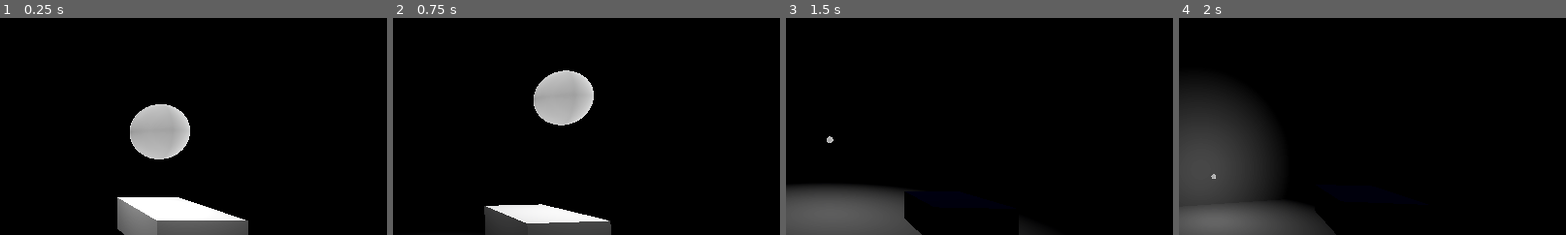
Above: before the commit, frames 1-4 (left to right).
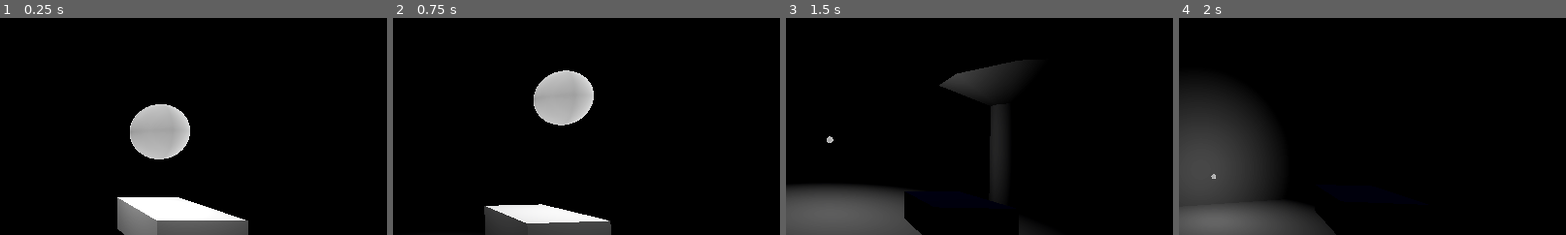
Above: after the commit, the same moments.

Repository: TRI-ADIC/valley-source-code
Game: Godot game, scene res://Scenes/Levels/Environment.tscn
Two runs of this game, one before a commit and one after it. Both use one fixed random seed, a clock stepped at 60 frames per second and the inputs below.
Inputs (mouse positions are % of the whole screen's width and height, from its top left):
- Up to frame 1 (0.25 s): no input
- Up to frame 2 (0.75 s): move the mouse to (49, 52) at 0.52 s; hold W (forward) from 0.53 s (still down); right-click (49, 52) at 0.6 s
- Up to frame 3 (1.5 s): keep holding W (forward); tap Space (jump) at 0.77 s; move the mouse to (57, 51) at 1.27 s; click (57, 51) at 1.35 s
- Up to frame 4 (2 s): keep holding W (forward); tap Space (jump) at 1.52 s
The pictures show only the part of the screen within x 46-96%, y 20-70%; the shares and areas given below are measured in that part.

Frames 1-2 are identical in both runs. In frame 3, 3.2% of the frame differs, in the area x 39-61%, y 19-82%; in frame 4, nothing differs.

Commit message:
feat: add cauldron and cauldron lighting with spirit functionality, using various tutorials
Tutorials:
https://www.youtube.com/watch?v=Qlq8pBB2htg&t
https://www.youtube.com/watch?v=2f_Vi-UNIKE&t

Diff:
--- a/Scenes/Levels/Environment.tscn
+++ b/Scenes/Levels/Environment.tscn
@@ -8,6 +8,7 @@
 [ext_resource type="PackedScene" uid="uid://cr38nu4ixt87j" path="res://Scenes/Rocks/Rock2.tscn" id="6_d7riv"]
 [ext_resource type="PackedScene" uid="uid://w25dl7d7cebn" path="res://Scenes/Rocks/Rock3.tscn" id="7_s5645"]
 [ext_resource type="PackedScene" uid="uid://b7f701phernm5" path="res://Scenes/Logs/Log1.tscn" id="8_qockf"]
+[ext_resource type="PackedScene" uid="uid://bnfqjo0hfs7x5" path="res://Scenes/Structures/Cauldron.tscn" id="9_3f2ts"]
 
 [sub_resource type="ProceduralSkyMaterial" id="ProceduralSkyMaterial_752sw"]
 sky_top_color = Color(0.10571615, 6.545782e-06, 0.4761901, 1)
@@ -43,64 +44,64 @@
 [node name="AnthroCat" parent="." unique_id=1476496864 instance=ExtResource("1_kvrmh")]
 transform = Transform3D(1, 0, 0, 0, 1, 0, 0, 0, 1, -26.17837, 6.2787914, 0)
 
-[node name="CSGs" type="Node3D" parent="." unique_id=912317432]
+[node name="Level" type="Node3D" parent="." unique_id=912317432]
 
-[node name="CSGBox3D" type="CSGBox3D" parent="CSGs" unique_id=760749472]
+[node name="CSGBox3D" type="CSGBox3D" parent="Level" unique_id=760749472]
 transform = Transform3D(44.29713, 0, 0, 0, 0.05715871, 0, 0, 0, 40.037014, 0, 0, 0)
 use_collision = true
 size = Vector3(1.5957031, 159.85324, 1)
 material = SubResource("ORMMaterial3D_752sw")
 
-[node name="CSGCylinder3D" type="CSGCylinder3D" parent="CSGs/CSGBox3D" unique_id=2128930386]
+[node name="CSGCylinder3D" type="CSGCylinder3D" parent="Level/CSGBox3D" unique_id=2128930386]
 transform = Transform3D(0.022574825, 0, 0, 0, 17.495144, 0, 0, 0, 0.024976885, -0.41858473, 75.801796, 0.05044825)
 operation = 2
 use_collision = true
 radius = 5.3549805
 height = 1.7217407
 
-[node name="CSGBox3D7" type="CSGBox3D" parent="CSGs/CSGBox3D" unique_id=1639416313]
+[node name="CSGBox3D7" type="CSGBox3D" parent="Level/CSGBox3D" unique_id=1639416313]
 transform = Transform3D(1, 0, 0, 0, 0.99999994, 0, 0, 0, 0.99999994, -0.2094371, 84.64887, -0.19830784)
 use_collision = true
 size = Vector3(0.08499527, 90.69153, 0.06706238)
 material = SubResource("ORMMaterial3D_752sw")
 
-[node name="CSGBox3D8" type="CSGBox3D" parent="CSGs/CSGBox3D/CSGBox3D7" unique_id=1588600182]
+[node name="CSGBox3D8" type="CSGBox3D" parent="Level/CSGBox3D/CSGBox3D7" unique_id=1588600182]
 transform = Transform3D(1, 0, 0, 0, 0.82059085, -400.32016, 0, 0.00081592257, 0.8205909, -0.019356728, -7.187042, -0.08042824)
 use_collision = true
 size = Vector3(0.046281815, 76.317444, 0.04524994)
 material = SubResource("ORMMaterial3D_752sw")
 
-[node name="CSGBox3D5" type="CSGBox3D" parent="CSGs/CSGBox3D" unique_id=594655392]
+[node name="CSGBox3D5" type="CSGBox3D" parent="Level/CSGBox3D" unique_id=594655392]
 transform = Transform3D(1, 0, 0, 0, 0.99999994, 0, 0, 0, 0.99999994, 0.17893678, 90.304695, 0.15674679)
 use_collision = true
 size = Vector3(0.02155304, 102.00318, 0.019866943)
 material = SubResource("ORMMaterial3D_752sw")
 
-[node name="CSGBox3D6" type="CSGBox3D" parent="CSGs/CSGBox3D/CSGBox3D5" unique_id=56130342]
+[node name="CSGBox3D6" type="CSGBox3D" parent="Level/CSGBox3D/CSGBox3D5" unique_id=56130342]
 transform = Transform3D(1, 0, 0, 0, 0.99999994, 0, 0, 0, 0.99999994, 0.00121212, 55.463844, 0.001750946)
 use_collision = true
 size = Vector3(0.07960701, 51.67743, 0.062095642)
 material = SubResource("ORMMaterial3D_752sw")
 
-[node name="CSGBox3D2" type="CSGBox3D" parent="CSGs" unique_id=954393359]
+[node name="CSGBox3D2" type="CSGBox3D" parent="Level" unique_id=954393359]
 transform = Transform3D(44.29713, 0, 0, 0, 0.05715871, 0, 0, 0, 40.037014, 32.840275, 9.105032, 0)
 use_collision = true
 size = Vector3(0.11273193, 159.85324, 1)
 material = SubResource("ORMMaterial3D_752sw")
 
-[node name="CSGBox3D4" type="CSGBox3D" parent="CSGs" unique_id=1594105719]
+[node name="CSGBox3D4" type="CSGBox3D" parent="Level" unique_id=1594105719]
 transform = Transform3D(44.29713, 0, 0, 0, 0.05715871, 0, 0, 0, 40.037014, -2.3287182, 9.105032, 16.225939)
 use_collision = true
 size = Vector3(1.4705124, 159.85324, 0.18945313)
 material = SubResource("ORMMaterial3D_752sw")
 
-[node name="CSGBox3D5" type="CSGBox3D" parent="CSGs" unique_id=1400244587]
+[node name="CSGBox3D5" type="CSGBox3D" parent="Level" unique_id=1400244587]
 transform = Transform3D(44.29713, 0, 0, 0, 0.05715871, 0, 0, 0, 40.037014, -32.348293, 9.105032, -1.6054878)
 use_collision = true
 size = Vector3(0.11513901, 159.85324, 0.805542)
 material = SubResource("ORMMaterial3D_752sw")
 
-[node name="CSGBox3D3" type="CSGBox3D" parent="CSGs" unique_id=1157856210]
+[node name="CSGBox3D3" type="CSGBox3D" parent="Level" unique_id=1157856210]
 transform = Transform3D(44.29713, 0, 0, 0, 0.05715871, 0, 0, 0, 40.037014, -2.43037, 9.105032, -18.03425)
 use_collision = true
 size = Vector3(1.4753375, 159.85324, 0.099121094)
@@ -152,3 +153,11 @@
 
 [node name="Rock3" parent="Logs" unique_id=1808273357 instance=ExtResource("8_qockf")]
 transform = Transform3D(0.25733712, -0.10768369, 0.991116, 0.8431899, 1.8578987, 1.4901161e-08, -1.9176729, 0.8024572, 0.13300024, -9.769354, 5.4858894, -3.8718586)
+
+[node name="Structures" type="Node3D" parent="." unique_id=294135214]
+
+[node name="Cauldron" parent="Structures" unique_id=1241995679 instance=ExtResource("9_3f2ts")]
+transform = Transform3D(3, 0, 0, 0, 3, 0, 0, 0, 3, -20.155575, 4.1481376, -9.326397)
+
+[node name="Cauldron2" parent="Structures" unique_id=755554697 instance=ExtResource("9_3f2ts")]
+transform = Transform3D(3, 0, 0, 0, 3, 0, 0, 0, 3, -20.155575, 4.1481376, 10.243956)
--- a/Scenes/Player/AnthroCat.tscn
+++ b/Scenes/Player/AnthroCat.tscn
@@ -14,6 +14,9 @@
 
 [sub_resource type="SphereMesh" id="SphereMesh_go701"]
 material = SubResource("ORMMaterial3D_5a7ea")
+
+[sub_resource type="BoxShape3D" id="BoxShape3D_u600h"]
+size = Vector3(3.1035156, 3.3394241, 2.8497086)
 
 [node name="AnthroCat" type="CharacterBody3D" unique_id=1476496864]
 script = ExtResource("1_12yu6")
@@ -101,6 +104,12 @@
 shadow_blur = 2.782
 distance_fade_begin = 7.0
 
+[node name="Area3D" type="Area3D" parent="Head/Camera3D/Spirit/MeshInstance3D" unique_id=517854232]
+
+[node name="CollisionShape3D" type="CollisionShape3D" parent="Head/Camera3D/Spirit/MeshInstance3D/Area3D" unique_id=452357604]
+transform = Transform3D(0.99999976, 0, 0, 0, 0.99999976, 0, 0, 0, 0.99999976, -0.20898461, 0.12868214, 0.035801888)
+shape = SubResource("BoxShape3D_u600h")
+
 [node name="RayCast3D" type="RayCast3D" parent="Head/Camera3D" unique_id=801409789]
 transform = Transform3D(-1, 8.742276e-08, 0, 3.821371e-15, 4.371138e-08, -1, -8.742278e-08, -0.9999998, -4.371139e-08, 0, 0, 0)
 exclude_parent = false
--- /dev/null
+++ b/Scenes/Structures/Cauldron.tscn
@@ -0,0 +1,62 @@
+[gd_scene format=3 uid="uid://bnfqjo0hfs7x5"]
+
+[ext_resource type="Script" uid="uid://c28atu0righcw" path="res://Scripts/Structures/flame.gd" id="1_kp1yh"]
+
+[sub_resource type="BoxShape3D" id="BoxShape3D_06nqu"]
+size = Vector3(1.1142578, 1.9800568, 1.1252441)
+
+[node name="Cauldron" type="Node3D" unique_id=1241995679]
+transform = Transform3D(3, 0, 0, 0, 3, 0, 0, 0, 3, 0, 0, 0)
+
+[node name="CSGCylinder3D" type="CSGCylinder3D" parent="." unique_id=232723155]
+transform = Transform3D(1, 0, 0, 0, -1, 8.742278e-08, 0, -8.742278e-08, -1, 0, 1.0640059, 6.365017e-08)
+use_collision = true
+height = 0.27908325
+cone = true
+
+[node name="CSGCylinder3D2" type="CSGCylinder3D" parent="CSGCylinder3D" unique_id=220333152]
+transform = Transform3D(1, 0, 0, 0, 1, 0, 0, 0, 1, 0, -0.046572506, -2.579057e-10)
+operation = 2
+height = 0.33216858
+cone = true
+
+[node name="CSGCylinder3D2" type="CSGCylinder3D" parent="." unique_id=1537439651]
+transform = Transform3D(1, 0, 0, 0, 1, 0, 0, 0, 1, 0, 0.48960483, 0)
+use_collision = true
+radius = 0.10107422
+height = 1.0259626
+
+[node name="Area3D" type="Area3D" parent="CSGCylinder3D2" unique_id=1999881999]
+
+[node name="CollisionShape3D" type="CollisionShape3D" parent="CSGCylinder3D2/Area3D" unique_id=1811027773]
+transform = Transform3D(1, 0, 0, 0, 1, 0, 0, 0, 1, 0.008300781, 0.40676117, -0.003540039)
+shape = SubResource("BoxShape3D_06nqu")
+
+[node name="CSGSphere3D" type="CSGSphere3D" parent="." unique_id=1856525546]
+transform = Transform3D(1, 0, 0, 0, 1, 0, 0, 0, 1, 0, 1.3611182, 0)
+visible = false
+radius = 0.34203532
+script = ExtResource("1_kp1yh")
+
+[node name="OmniLight3D" type="OmniLight3D" parent="CSGSphere3D" unique_id=505672031]
+transform = Transform3D(0.33333334, 0, 0, 0, 0.33333334, 0, 0, 0, 0.33333334, 0.031706415, 0.6086364, 0)
+light_size = 1.0
+
+[node name="OmniLight3D2" type="OmniLight3D" parent="CSGSphere3D" unique_id=1159494346]
+transform = Transform3D(0.33333334, 0, 0, 0, 0.33333334, 0, 0, 0, 0.33333334, -0.6001736, -0.010332227, 0)
+light_size = 1.0
+
+[node name="OmniLight3D3" type="OmniLight3D" parent="CSGSphere3D" unique_id=1729316878]
+transform = Transform3D(0.33333334, 0, 0, 0, 0.33333334, 0, 0, 0, 0.33333334, 0.0711122, -0.010332227, 0.82852256)
+light_size = 1.0
+
+[node name="OmniLight3D4" type="OmniLight3D" parent="CSGSphere3D" unique_id=2022582788]
+transform = Transform3D(0.33333334, 0, 0, 0, 0.33333334, 0, 0, 0, 0.33333334, 0.8455691, -0.010332227, -0.009792646)
+light_size = 1.0
+
+[node name="OmniLight3D5" type="OmniLight3D" parent="CSGSphere3D" unique_id=1641020164]
+transform = Transform3D(0.33333334, 0, 0, 0, 0.33333334, 0, 0, 0, 0.33333334, 0.0720559, -0.010332227, -0.8841672)
+light_size = 1.0
+omni_range = 4.80314
+
+[connection signal="area_entered" from="CSGCylinder3D2/Area3D" to="CSGSphere3D" method="_on_area_3d_area_entered"]
--- /dev/null
+++ b/Scripts/Structures/flame.gd
@@ -0,0 +1,16 @@
+extends CSGSphere3D
+
+
+# Called when the node enters the scene tree for the first time.
+func _ready() -> void:
+	pass # Replace with function body.
+
+
+# Called every frame. 'delta' is the elapsed time since the previous frame.
+func _process(delta: float) -> void:
+	pass
+
+
+func _on_area_3d_area_entered(area: Area3D) -> void:
+	if !visible:
+		visible = true
Not shown, added: Scripts/Structures/flame.gd.uid
